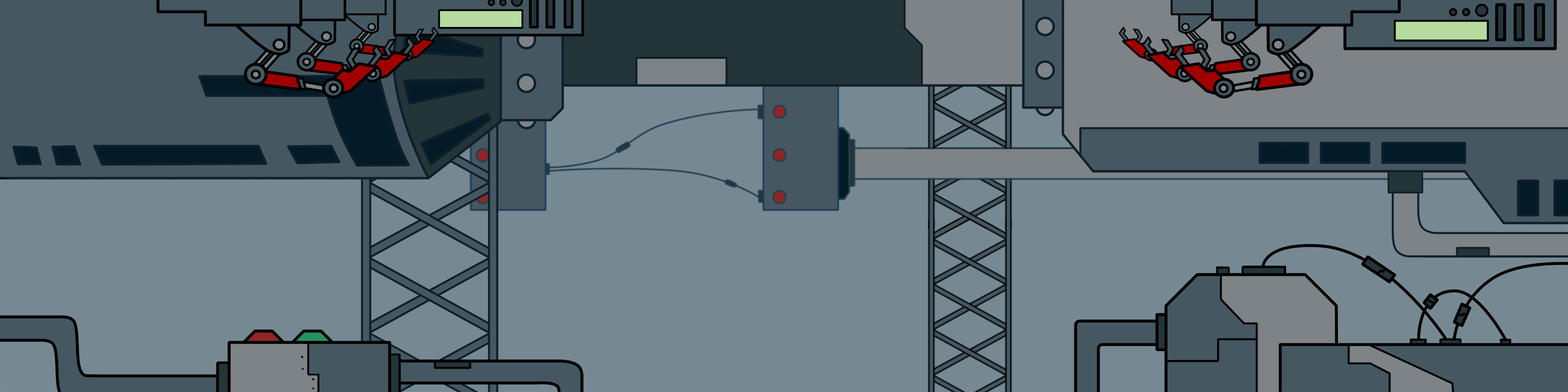
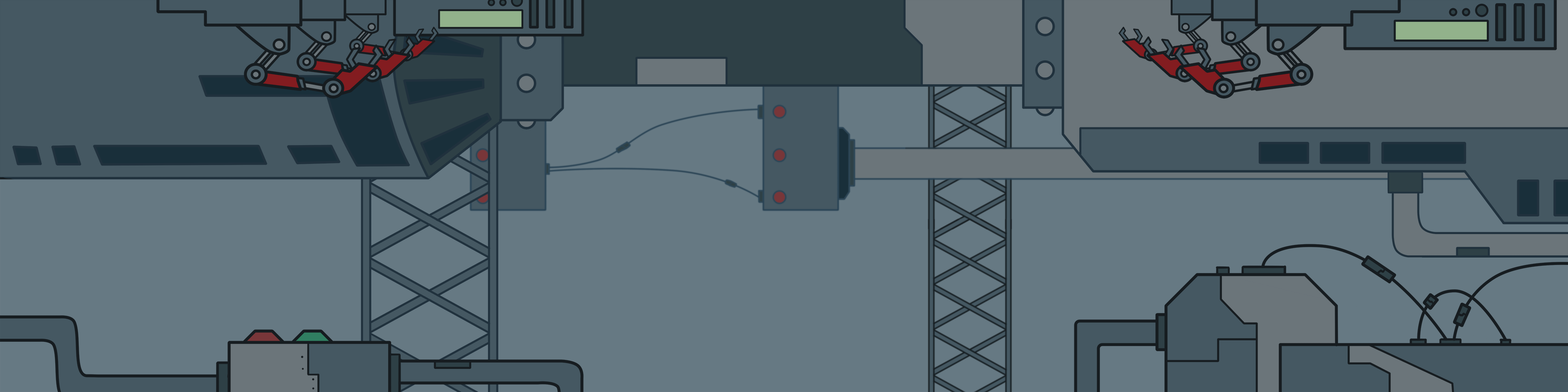
Comparing the layer stacks of the two 1568px x 392px images. Changes:
added layer "Layer 1" above "Background" over bbox(0, 0, 1568, 392)
added layer "Background" over bbox(0, 0, 1568, 392)
